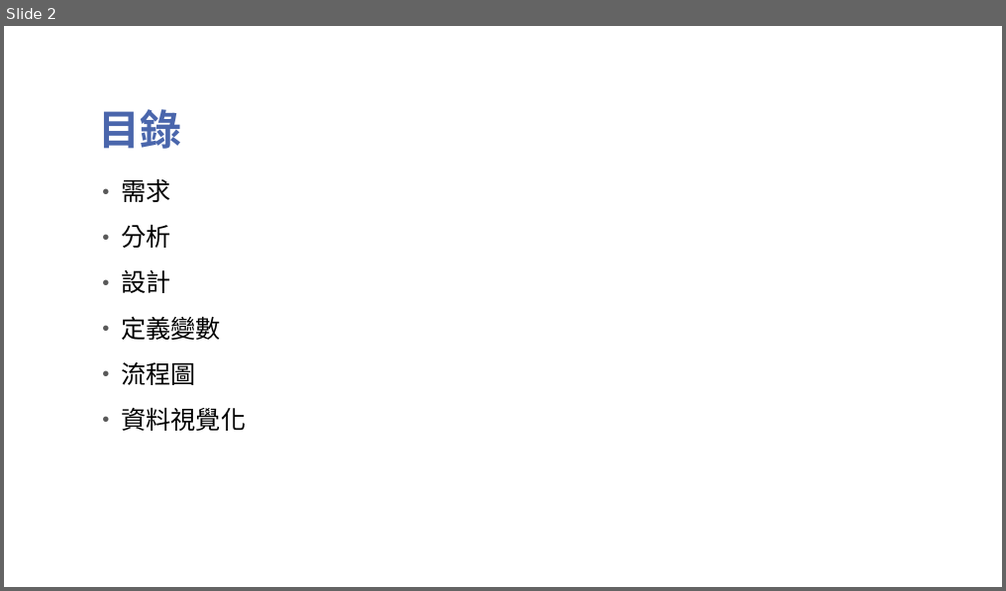
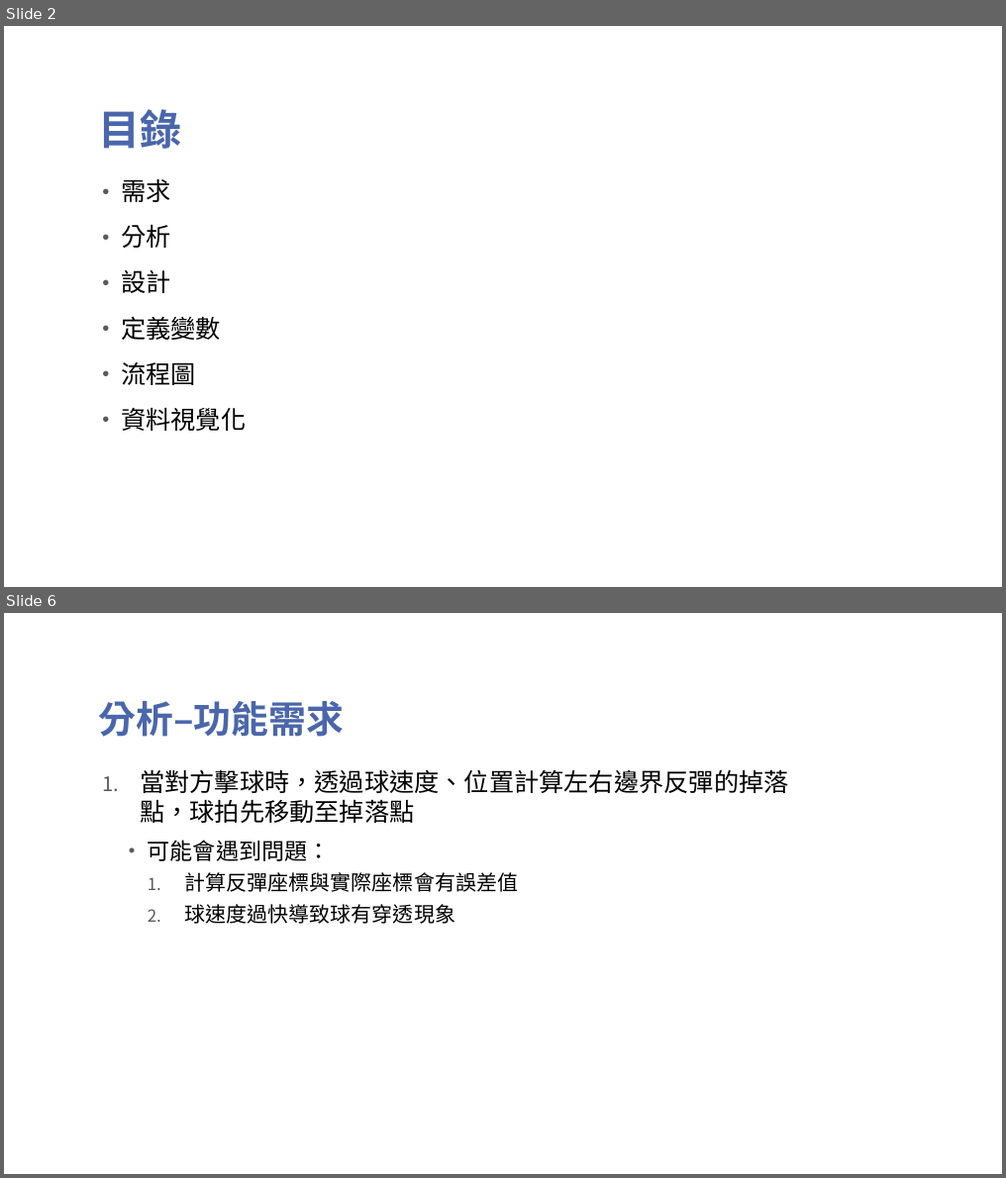
Before and after one commit to Wang-Si-Han/HW6, a slide deck: 機器學習乒乓球.pptx. Shown one above the other, each under a label of ours: slide 2 before the commit, slides 2 and 6 after it; the slides between them are not shown. The pictures are 1006x591 and 1006x1178 pixels, drawn with LibreOffice and Linux fonts; fonts in the diff are those of the drawing; background and template pictures are left out. Boxes give left, top, right and bottom in pixels: in the first picture for what was removed or moved away, otherwise in the second. Text is boxed around its words. In the diff, an @@ line names an element or a change of style, - is before the commit and + after.

```diff
--- a/機器學習乒乓球.pptx
+++ b/機器學習乒乓球.pptx
@@ slide 6 added at bbox=[4, 613, 1002, 1174], background picture (left out) @@
@@ title added at bbox=[99, 701, 344, 737], 36 pt, text #4A66AC, bold @@
+分析–功能需求
@@ text added at bbox=[140, 769, 788, 924], 24 pt, text #000000 @@
+1. 當對方擊球時，透過球速度、位置計算左右邊界反彈的掉落點，球拍先移動至掉落點
+  • 可能會遇到問題：
+    1. 計算反彈座標與實際座標會有誤差值
+    2. 球速度過快導致球有穿透現象
```
Also in this commit, not shown: 1 slide changed, 3 other slides added.
